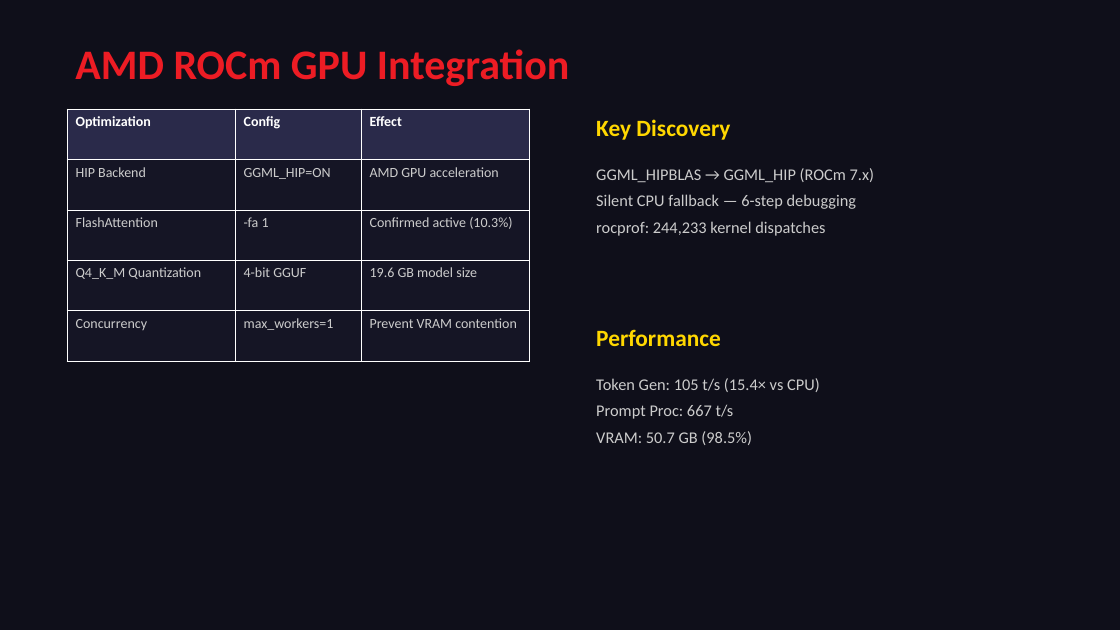
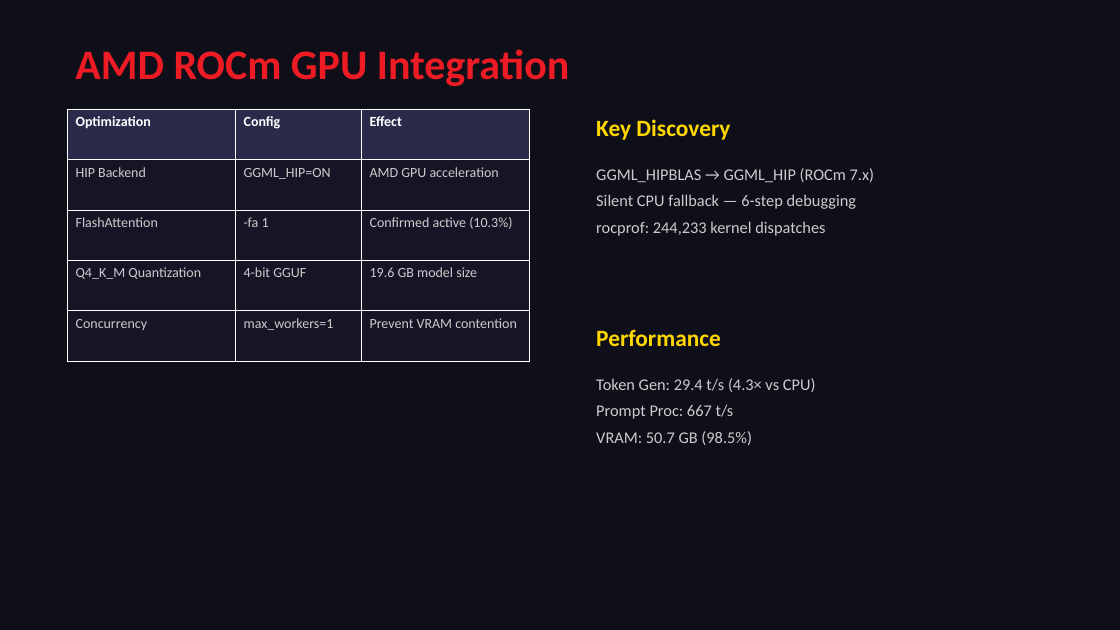
Before and after one commit to a9320/Radeon-hackathon-2026-07, a slide deck: slide 5 of docs/CodeRisk_Agent_Presentation.pptx. Drawn at 1120x630 pixels with LibreOffice and Linux fonts; fonts in the diff are those of the drawing. Boxes give left, top, right and bottom in pixels: in the first picture for what was removed or moved away, otherwise in the second. Text is boxed around its words. In the diff, an @@ line names an element or a change of style, - is before the commit and + after.

```diff
--- a/docs/CodeRisk_Agent_Presentation.pptx
+++ b/docs/CodeRisk_Agent_Presentation.pptx
@@ text at (596,378,816,392): text changed @@
-Token Gen: 105 t/s (15.4× vs CPU)
+Token Gen: 29.4 t/s (4.3× vs CPU)
```
Also in this commit, not shown: 1 other slide changed, 2 slides added.
